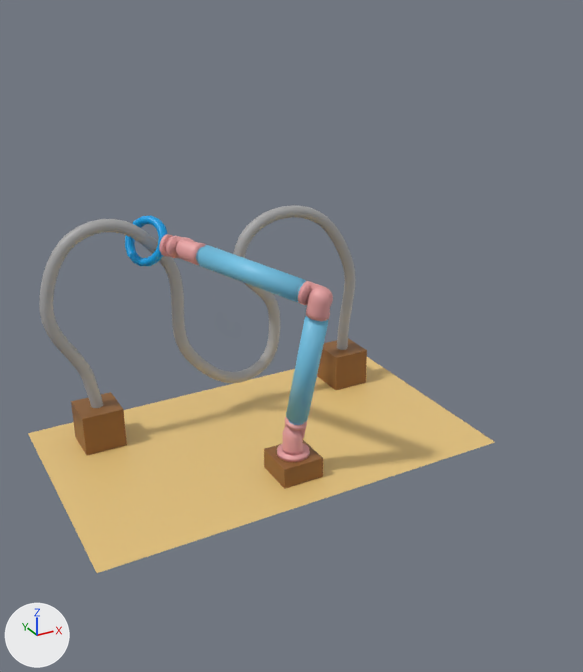
The COLLADA model Environments/Assets/Custom/Fabian/wireloopgame/Models/wire loop.dae: old version first, new version second.
One viewpoint serves both versions: a camera (50 mm lens) standing at (-15.4, -34.8, 20.8) and looking at (0.0, -6.9, 6.8). The lights are fixed; the arrows at lower left show +X, +Y and +Z. The older version comes first. Where no turn or scale is listed for an object, it has been applied to the vertices. Vertices at exactly the same position are counted once.

Objects in the first picture: 'Arm1', 'Arm1_001', 'ArmBase', 'ArmBase_001', 'ArmBase_002', 'Cube', 'Cube_001', 'Cylinder', 'Plane', 'Roboterarm' and 1 more.
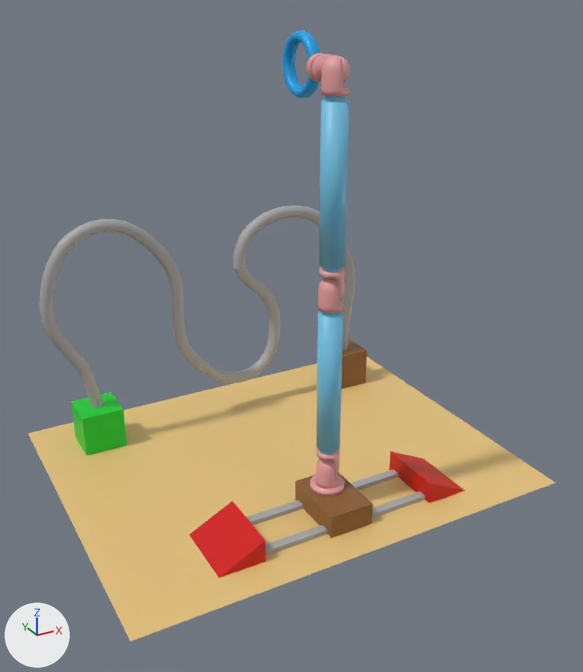
Commit message: Set max_steps to 1.0e6 New Model with rail

Where the change shows, as pixel boxes (x1, y1, x2, y2) in the pictures (583 x 672 px; the box of a moved part takes in the faces that stretch with it):
'Plane', reshaped (13% wider, 31% taller)
    before: (28, 357, 495, 573)
    after: (28, 357, 555, 641)
'Arm1_001', reshaped, moved, turned
    before: (176, 239, 333, 305)
    after: (319, 55, 350, 300)
'Arm1', reshaped, moved, turned
    before: (285, 287, 331, 438)
    after: (316, 278, 344, 476)
'Roboterarm', rescaled (32% wider, 34% taller)
    before: (264, 440, 323, 489)
    after: (295, 472, 373, 538)
'RailStopLeft', added (red)
    after: (189, 501, 266, 578)
'Cube_001', recoloured (brown to green)
    both: (71, 392, 127, 456)
'ArmBase_002', moved, turned
    before: (125, 216, 168, 266)
    after: (282, 30, 320, 99)
'Rail', added
    after: (246, 469, 425, 555)
'RailStopRight', added (red)
    after: (389, 451, 465, 503)
'ArmBase', moved, turned
    before: (277, 426, 310, 462)
    after: (310, 458, 345, 496)
'ArmBase_001', moved, turned
    before: (165, 236, 193, 259)
    after: (312, 54, 350, 83)
'ArmBase_003', moved, turned
    before: (159, 234, 173, 257)
    after: (306, 53, 323, 82)
part 2 of me_cube_002, moved or reshaped
    before: (306, 287, 331, 321)
    after: (318, 55, 350, 313)
part 3 of me_cube_002, moved or reshaped
    before: (286, 316, 328, 423)
    after: (316, 96, 349, 452)

The change, as a diff of the scene's bpy script:
```diff
--- a/Environments/Assets/Custom/Fabian/wireloopgame/Models/wire loop.dae.py
+++ b/Environments/Assets/Custom/Fabian/wireloopgame/Models/wire loop.dae.py
@@ me_cube_003 @@
-me_cube_003.from_pydata(...)  # 8 vertices, 12 faces; spans x -1.0..1.0, y -1.0..1.0, z 0.0..1.0
+me_cube_003.from_pydata(...)  # 8 vertices, 12 faces; spans x -1.0..1.0, y -2.0..1.0, z 0.0..1.0
+# me_cube_003 part 1: the whole mesh is scaled about its middle by (1, 1.5, 1), then moved by (0.0, -0.5, 0.0)
 me_cube_003.materials.append(mat_socket)
@@ me_cube_002 @@
 # used by ob_arm1; parent = ob_armbase; location = (0.0, 0.0, 1.0); rotation_euler = (0.191, 0.0, 0.0), in degrees (11, 0, 0)
-me_cube_002.from_pydata(...)  # 235 vertices, 430 faces; spans x -0.5..0.5, y -0.5..0.5, z -0.5..7.5
+me_cube_002.from_pydata(...)  # 235 vertices, 430 faces; spans x -0.5..0.5, y -0.5..0.5, z -0.5..8.5
+# me_cube_002 part 2: the loose piece of 69 vertices spanning x -0.5..0.5, y -0.5..0.5, z 6.2..7.5 is moved by (0.0, 0.0, 1.0)
+# me_cube_002 part 3: 48 of the vertices in x -0.5..0.5, y -0.5..0.5, z 6.0..6.2 are moved by (0.0, 0.0, 1.0)
 me_cube_002.materials.append(mat_arm)
@@ me_cube_007 @@
 me_cube_007.from_pydata(...)  # 8 vertices, 12 faces; spans x -1.0..1.0, y -1.0..1.0, z -1.0..1.0
-me_cube_007.materials.append(mat_socket)  # brown #8d5f32
+me_cube_007.materials.append(mat_finish_001)  # green #00d132
@@ me_plane @@
-me_plane.from_pydata(...)  # 4 vertices, 2 faces; spans x -10.0..10.0, y -6.0..6.0, z 0.0
-me_plane.vertices[0].co = (-10.0, -6.0, 0.0)  # pixel (96, 573)
-me_plane.vertices[1].co = (10.0, -6.0, 0.0)  # pixel (495, 442)
+me_plane.from_pydata(...)  # 4 vertices, 2 faces; spans x -10.0..10.0, y -10.0..6.0, z 0.0
+# me_plane part 4
+me_plane.vertices[0].co = (-10.0, -10.0, 0.0)  # pixel (130, 641)
+me_plane.vertices[1].co = (10.0, -10.0, 0.0)  # pixel (555, 482)
 me_plane.materials.append(mat_floor)
@@ me_railstop @@
+me_railstop.from_pydata([(1.0, 1.0, 0.0), (1.0, -2.0, 0.0), (-1.0, -2.0, 0.0), (-1.0, 1.0, 0.0), (1.0, 1.0, 1.0), (1.0, -2.0, 1.0)], [], [(0, 2, 3), (4, 1, 0), (5, 2, 1), (0, 1, 2), (4, 5, 1), (3, 4, 0), (4, 2, 5), (4, 3, 2)])
+me_railstop.materials.append(mat_red)  # red #d10000
@@ ob_roboterarm @@
 ob_roboterarm = bpy.data.objects.new('Roboterarm', me_cube_003)
-ob_roboterarm.location = (0.0, -7.0, 0.0)
+ob_roboterarm.location = (0.0, -10.0, 0.0)
@@ ob_armbase @@
 ob_armbase.location = (0.0, 0.0, 1.0)
-ob_armbase.rotation_euler = (0.0, 0.0, 0.51)  # degrees (0, 0, 29)
@@ ob_arm1 @@
 ob_arm1.location = (0.0, 0.0, 1.0)
-ob_arm1.rotation_euler = (0.191, 0.0, 0.0)  # degrees (11, 0, 0)
@@ ob_arm1_001 @@
 ob_arm1_001.parent = ob_arm1
-ob_arm1_001.location = (0.0, 0.0, 7.0)
-ob_arm1_001.rotation_euler = (-1.627, 0.0, 0.0)  # degrees (-93, 0, 0)
+ob_arm1_001.location = (0.0, 0.0, 8.0)
@@ ob_armbase_001 @@
 ob_armbase_001.parent = ob_arm1_001
-ob_armbase_001.location = (0.0, 0.0, 7.0)
-ob_armbase_001.rotation_euler = (1.437, 0.0, 0.0)  # degrees (82, 0, 0)
+ob_armbase_001.location = (0.0, 0.0, 8.0)
@@ ob_armbase_002 @@
 ob_armbase_002.location = (0.0, 2.4, 0.0)
-ob_armbase_002.rotation_euler = (0.0, 0.419, 0.0)  # degrees (0, 24, 0)
@@ ob_railstopleft @@
+ob_railstopleft = bpy.data.objects.new('RailStopLeft', me_railstop)
+ob_railstopleft.parent = ob_rail
+ob_railstopleft.location = (-5.0, 0.5, 0.0)
@@ ob_rail @@
+ob_rail = bpy.data.objects.new('Rail', me_rail)  # a box spanning x -4.0..4.0, y 0.8..1.2, z 0.0..0.2; a box spanning x -4.0..4.0, y -1.2..-0.8, z 0.0..0.2; in mat_wire (grey #aaaaaa)
+ob_rail.location = (0.0, -10.5, 0.0)
@@ ob_railstopright @@
+ob_railstopright = bpy.data.objects.new('RailStopRight', me_railstop)
+ob_railstopright.parent = ob_rail
+ob_railstopright.location = (5.0, -0.5, 0.0)
+ob_railstopright.rotation_euler = (0.0, 0.0, -3.142)  # degrees (0, 0, -180)
```
